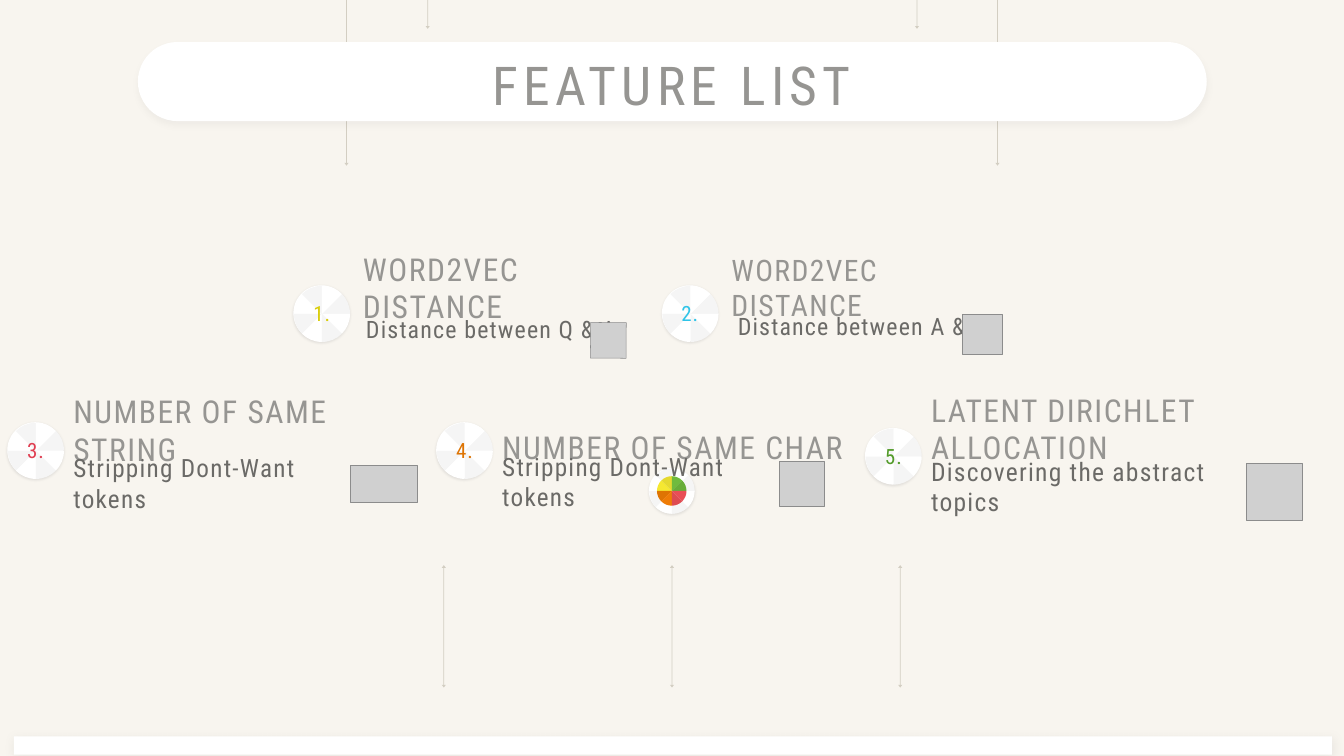
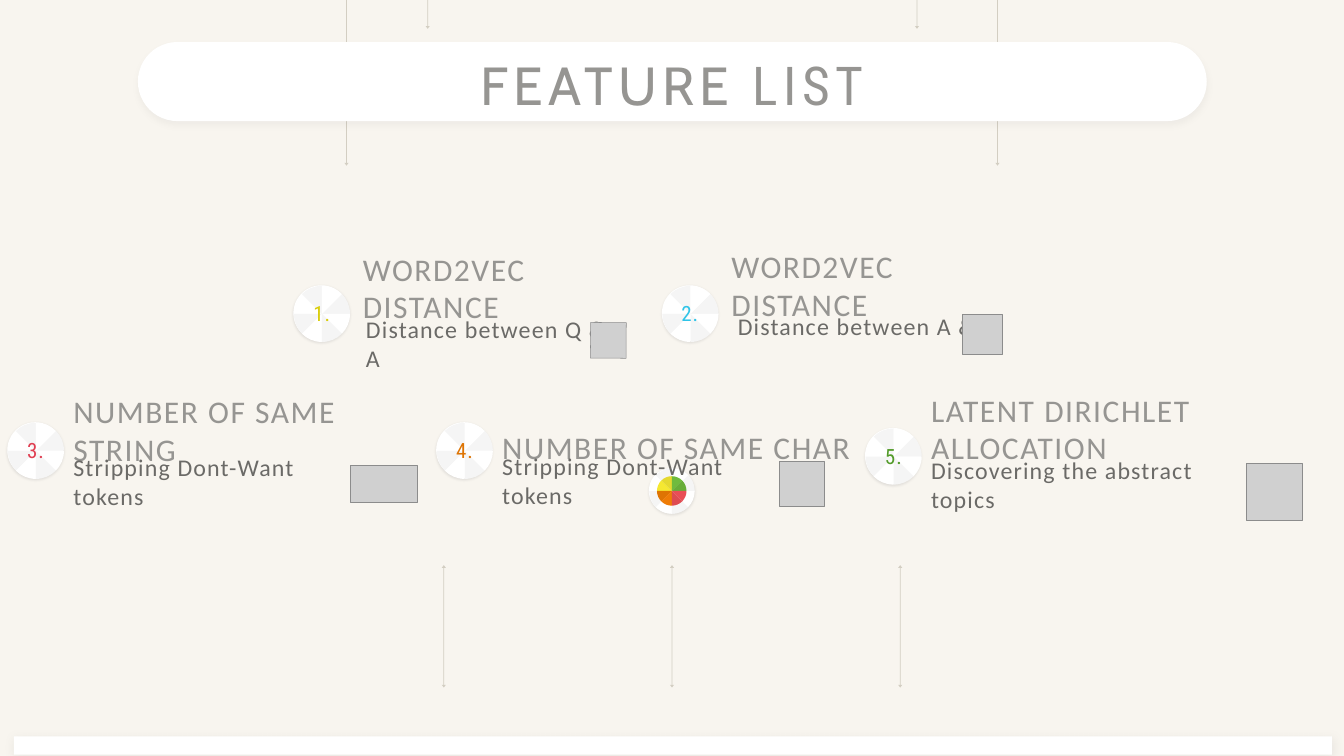
Before and after one commit to amy10260903/DSP_Lab_Final_Project, a slide deck: slide 3 of report/templates/DSP_FinalProject_Team20.pptx. Drawn at 1344x756 pixels with LibreOffice and Linux fonts; fonts in the diff are those of the drawing; grey boxes stand for pictures. Boxes give left, top, right and bottom in pixels: in the first picture for what was removed or moved away, otherwise in the second. Text is boxed around its words. In the diff, an @@ line names an element or a change of style, - is before the commit and + after.

```diff
--- a/report/templates/DSP_FinalProject_Team20.pptx
+++ b/report/templates/DSP_FinalProject_Team20.pptx
@@ text "FEATURE LIST" at (481, 66, 863, 106): font Roboto Condensed to Cabin in "FEATURE" @@
@@ text "WORD2VEC DISTANCE" at (731, 257, 892, 323): size 42.3 to 45 pt, font Roboto Condensed to Calibri, letter spacing 2.1 to 2.2 pt @@
@@ font Roboto Condensed to Calibri in 6 elements at (363, 260, 524, 326), (366, 321, 581, 367), (738, 313, 997, 342), (73, 402, 334, 468), (931, 401, 1189, 467), (502, 438, 849, 467) @@
@@ text "Stripping Dont-Want tokens" at (73, 456, 294, 505): size 36 to 34.2 pt, font Roboto Condensed to Calibri, letter spacing 1.8 to 1.7 pt @@
@@ text "Stripping Dont-Want tokens" at (502, 455, 722, 504): size 36 to 34.2 pt, font Roboto Condensed to Calibri, letter spacing 1.8 to 1.7 pt @@
@@ text "Discovering the abstract topics" at (931, 462, 1192, 512): size 36.5 to 34.2 pt, font Roboto Condensed to Calibri, letter spacing 1.8 to 1.7 pt @@
```
Also in this commit, not shown: 4 other slides changed, 1 other file.
